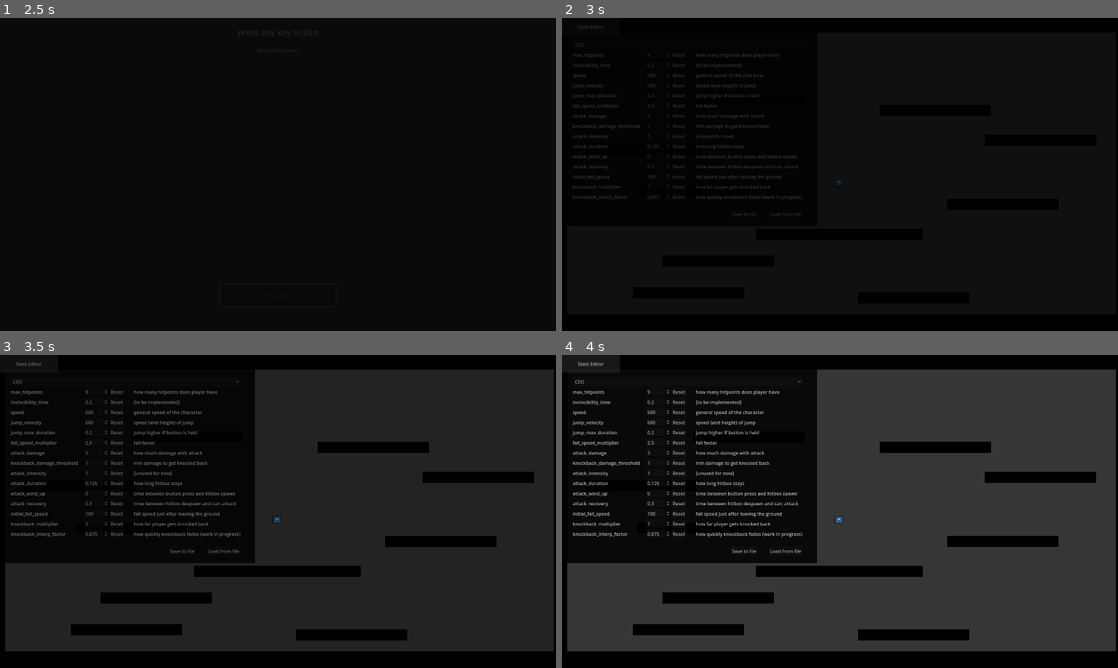
Above: before the commit, frames 1-4 (two rows, left to right).
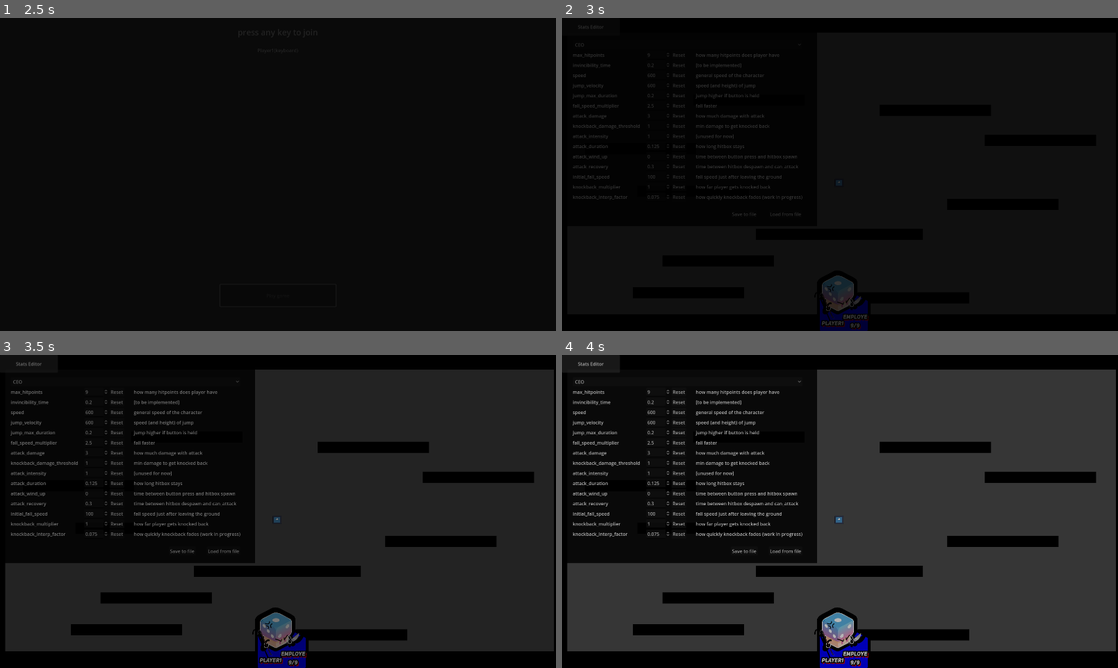
Above: after the commit, the same moments.

Repository: PlaySorbonne/projet-pixel
Game: Godot game, scene res://scenes/Menus/MenuPersistent.tscn
Same seed, same stepped clock (60 frames per second), same inputs: the game is played once before the commit and once after it. The engine's default icon, where the game draws it, is replaced by a stand-in: a white triangle on a blue panel in a dark square.
Inputs:
- Up to frame 1 (2.5 s): click "Start" at 0.5 s; tap Enter (attack) at 1.25 s; hold D (right) 1.28-2 s; hold Enter (attack) 1.28-2 s; tap Space (jump) at 1.52 s; click "Play game" at 2 s
- Up to frame 2 (3 s): click "Stats Editor" at 2.75 s
- Up to frame 3 (3.5 s): no input
- Up to frame 4 (4 s): hold D (right) from 3.53 s (still down); tap Shift (special) at 3.6 s; tap Space (jump) at 3.77 s

Frame 1 is identical in both runs. In frame 2, 0.9% of the frame differs, in the area x 46-56%, y 82-100%; in frame 3, 1.4%; in frame 4, 1.4%, in the area x 45-56%, y 80-100%.

Commit message:
added very basic hud

Diff:
--- a/scenes/Menus/GameUI/gameMessageLabel.tres
+++ b/resources/fonts/gameMessageLabel.tres
@@ -1,6 +1,6 @@
 [gd_resource type="LabelSettings" load_steps=2 format=3 uid="uid://42uill6wcnlo"]
 
-[ext_resource type="FontFile" uid="uid://dcfym0h2r1yu5" path="res://resources/fonts/Uni Sans Heavy Italic.otf" id="1_6wjxv"]
+[ext_resource type="FontFile" uid="uid://dcfym0h2r1yu5" path="res://resources/fonts/files/Uni Sans Heavy Italic.otf" id="1_6wjxv"]
 
 [resource]
 font = ExtResource("1_6wjxv")
--- /dev/null
+++ b/resources/fonts/player_portraitLabel.tres
@@ -0,0 +1,12 @@
+[gd_resource type="LabelSettings" load_steps=2 format=3 uid="uid://iu6ob7xdc80l"]
+
+[ext_resource type="FontFile" uid="uid://dcfym0h2r1yu5" path="res://resources/fonts/files/Uni Sans Heavy Italic.otf" id="1_d2n1o"]
+
+[resource]
+font = ExtResource("1_d2n1o")
+font_size = 19
+outline_size = 14
+outline_color = Color(0, 0, 0, 1)
+shadow_size = 4
+shadow_color = Color(1, 0, 0, 1)
+shadow_offset = Vector2(4, 5)
--- a/scenes/Menus/GameUI/player_portrait.tscn
+++ b/scenes/Menus/GameUI/player_portrait.tscn
@@ -1,7 +1,9 @@
-[gd_scene load_steps=3 format=3 uid="uid://b4b8krq7nd1vw"]
+[gd_scene load_steps=5 format=3 uid="uid://b4b8krq7nd1vw"]
 
 [ext_resource type="Script" path="res://scripts/player_portrait.gd" id="1_c3oa0"]
+[ext_resource type="Texture2D" uid="uid://dixjlamr3sc4k" path="res://resources/images/interface/characterPortraitPlaceholder.png" id="2_lyqqt"]
 [ext_resource type="Texture2D" uid="uid://ck71giufrydwy" path="res://resources/images/champgrumpf.png" id="2_o1d5x"]
+[ext_resource type="LabelSettings" uid="uid://iu6ob7xdc80l" path="res://resources/fonts/player_portraitLabel.tres" id="3_hssq3"]
 
 [node name="PlayerPortrait" type="Control"]
 custom_minimum_size = Vector2(250, 200)
@@ -13,6 +15,41 @@
 grow_horizontal = 2
 grow_vertical = 2
 script = ExtResource("1_c3oa0")
+
+[node name="TextureBackground" type="TextureRect" parent="."]
+custom_minimum_size = Vector2(150, 150)
+layout_mode = 1
+anchors_preset = -1
+anchor_left = 0.5
+anchor_right = 0.5
+anchor_bottom = 0.75
+offset_left = -80.0
+offset_top = 6.0
+offset_right = 106.0
+offset_bottom = 64.0
+grow_horizontal = 2
+grow_vertical = 2
+texture = ExtResource("2_lyqqt")
+expand_mode = 1
+stretch_mode = 5
+
+[node name="TexturePortraitBackground" type="TextureRect" parent="."]
+self_modulate = Color(0, 0, 0, 1)
+custom_minimum_size = Vector2(150, 150)
+layout_mode = 1
+anchors_preset = -1
+anchor_left = 0.5
+anchor_right = 0.5
+anchor_bottom = 0.75
+offset_left = -93.0
+offset_top = -18.0
+offset_right = 93.0
+offset_bottom = 18.0
+grow_horizontal = 2
+grow_vertical = 2
+texture = ExtResource("2_o1d5x")
+expand_mode = 1
+stretch_mode = 5
 
 [node name="TexturePortrait" type="TextureRect" parent="."]
 custom_minimum_size = Vector2(150, 150)
@@ -32,18 +69,29 @@
 
 [node name="LabelName" type="Label" parent="."]
 layout_mode = 0
-offset_right = 40.0
-offset_bottom = 23.0
+offset_left = 62.0
+offset_top = 158.0
+offset_right = 149.0
+offset_bottom = 181.0
 text = "Player1"
+label_settings = ExtResource("3_hssq3")
 
 [node name="LabelEvolution" type="Label" parent="."]
 layout_mode = 0
-offset_right = 40.0
-offset_bottom = 23.0
-text = "C.E.O."
+offset_left = 130.0
+offset_top = 136.0
+offset_right = 227.0
+offset_bottom = 159.0
+text = "EMPLOYE"
+label_settings = ExtResource("3_hssq3")
+horizontal_alignment = 1
 
 [node name="LabelHealth" type="Label" parent="."]
 layout_mode = 0
-offset_right = 40.0
-offset_bottom = 23.0
+offset_left = 150.0
+offset_top = 166.0
+offset_right = 204.0
+offset_bottom = 189.0
 text = "9/9"
+label_settings = ExtResource("3_hssq3")
+horizontal_alignment = 1
--- a/scenes/Menus/GameUI/start_game_screen.tscn
+++ b/scenes/Menus/GameUI/start_game_screen.tscn
@@ -1,7 +1,7 @@
 [gd_scene load_steps=5 format=3 uid="uid://b8swqp82uj8tl"]
 
 [ext_resource type="Script" path="res://scripts/start_game_screen.gd" id="1_pv6x1"]
-[ext_resource type="LabelSettings" uid="uid://42uill6wcnlo" path="res://scenes/Menus/GameUI/gameMessageLabel.tres" id="2_atlvv"]
+[ext_resource type="LabelSettings" uid="uid://42uill6wcnlo" path="res://resources/fonts/gameMessageLabel.tres" id="2_atlvv"]
 
 [sub_resource type="Animation" id="Animation_djubf"]
 resource_name = "start_anim"
--- a/scenes/Menus/GameUI/victory_message.tscn
+++ b/scenes/Menus/GameUI/victory_message.tscn
@@ -1,7 +1,7 @@
 [gd_scene load_steps=8 format=3 uid="uid://drfk3gw4af7i0"]
 
 [ext_resource type="Script" path="res://scripts/victory_message.gd" id="1_oycss"]
-[ext_resource type="LabelSettings" uid="uid://42uill6wcnlo" path="res://scenes/Menus/GameUI/gameMessageLabel.tres" id="1_v06bv"]
+[ext_resource type="LabelSettings" uid="uid://42uill6wcnlo" path="res://resources/fonts/gameMessageLabel.tres" id="1_v06bv"]
 [ext_resource type="Shader" path="res://scenes/Menus/GameUI/gameMessageShader.gdshader" id="1_yfc7k"]
 
 [sub_resource type="ShaderMaterial" id="ShaderMaterial_el8f3"]
--- a/scripts/GameInfos.gd
+++ b/scripts/GameInfos.gd
@@ -1,12 +1,21 @@
 extends Node
 
+var game_started := false
 var world : Node2D
 var camera : Camera2D
 var camera_utils : CameraUtils
 var freeze_frame : FreezeFrame
 var players : Array = []
 var players_order : Array = []
+var player_colors : Array = []
+var number_of_players = 0
 
+
+func reset_game_infos():
+	game_started = false
+	players = []
+	player_colors = []
+	number_of_players = 0
 
 # add stats (damage, kills, deaths, time in the air, time on the ground, distance,
 # accuracy, evolution...)
--- a/scripts/MenuPersistent.gd
+++ b/scripts/MenuPersistent.gd
@@ -7,6 +7,7 @@
 
 
 func _ready():
+	GameInfos.reset_game_infos()
 	screen_transition = $CanvasLayer/ScreenTransition
 	screen_transition.end_screen_transition()
 	DisplayServer.window_set_mode(DisplayServer.WINDOW_MODE_MAXIMIZED)
--- a/scripts/game_hud.gd
+++ b/scripts/game_hud.gd
@@ -1,11 +1,11 @@
 extends CanvasLayer
+class_name GameHud
 
 const PLAYER_PORTRAIT = preload("res://scenes/Menus/GameUI/player_portrait.tscn")
 
-func _ready():
-	pass
 
 func add_players():
-	for p in GameInfos.players:
+	for p : PlayerCharacter in GameInfos.players:
 		var portrait : PlayerPortrait = PLAYER_PORTRAIT.instantiate()
 		$HBox.add_child(portrait)
+		portrait.initialize_portrait(p.player_ID)
--- a/scripts/player.gd
+++ b/scripts/player.gd
@@ -12,6 +12,17 @@
 	Evolutions.Mascot : preload("res://scenes/Characters/Evolutions/mascot_character.tscn"),
 	Evolutions.Weeb : preload("res://scenes/Characters/Evolutions/weeb_character.tscn")
 }
+
+const PLAYER_COLORS = [
+	Color.BLUE,
+	Color.RED,
+	Color.LIME_GREEN,
+	Color.YELLOW,
+	Color.PURPLE,
+	Color.TEAL,
+	Color.MINT_CREAM,
+	Color.WEB_GRAY
+]
 
 @export var current_evolution : Evolutions = Evolutions.CEO
 @export var speed := 600.0
@@ -42,12 +53,20 @@
 var knockback_velocity := Vector2.ZERO
 var computing_movement := true
 var compute_hits := true
+var player_ID := 0
 
 func copy_player_data(new_body : PlayerCharacter):
 	new_body.character_id = character_id
 	new_body.team = team
 	new_body.control_device = control_device
 	new_body.control_type = control_type
+	new_body.player_ID = player_ID
+
+func _init():
+	if not GameInfos.game_started:
+		player_ID = GameInfos.number_of_players
+		GameInfos.player_colors.append(PLAYER_COLORS[player_ID])
+		GameInfos.number_of_players = player_ID + 1
 
 func _ready():
 	super._ready()
--- a/scripts/player_portrait.gd
+++ b/scripts/player_portrait.gd
@@ -2,10 +2,8 @@
 class_name PlayerPortrait
 
 
-# Called when the node enters the scene tree for the first time.
-func _ready():
-	pass # Replace with function body.
-
+func initialize_portrait(player_num : int):
+	$TextureBackground.modulate = PlayerCharacter.PLAYER_COLORS[player_num]
 
 # Called every frame. 'delta' is the elapsed time since the previous frame.
 func _process(delta):
--- a/scripts/world.gd
+++ b/scripts/world.gd
@@ -21,6 +21,8 @@
 
 func _ready():
 	#_testing_function()
+	GameInfos.game_started = true
+	$GameHUD.add_players()
 	$CanvasLayer/ScreenTransition.end_screen_transition(2.0)
 	await $CanvasLayer/ScreenTransition.ScreenTransitionFinished
 	spawn_players()
Renamed: resources/fonts/Uni Sans Heavy Italic.otf -> resources/fonts/files/Uni Sans Heavy Italic.otf
Not shown, changed: resources/fonts/files/Uni Sans Heavy Italic.otf.import
Renamed: resources/fonts/Uni Sans Heavy.otf -> resources/fonts/files/Uni Sans Heavy.otf
Not shown, changed: resources/fonts/files/Uni Sans Heavy.otf.import
Renamed: resources/fonts/Uni Sans Thin Italic.otf -> resources/fonts/files/Uni Sans Thin Italic.otf
Not shown, added: resources/fonts/files/Uni Sans Thin Italic.otf.import
Renamed: resources/fonts/Uni Sans Thin.otf -> resources/fonts/files/Uni Sans Thin.otf
Not shown, changed: resources/fonts/files/Uni Sans Thin.otf.import
Binary file added: resources/fonts/files/ethnocentric rg it.otf
Not shown, changed: resources/fonts/files/ethnocentric rg it.otf.import
Binary file added: resources/fonts/files/ethnocentric rg.otf
Not shown, added: resources/fonts/files/ethnocentric rg.otf.import
(and 4 more such lines)
